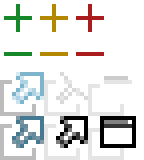
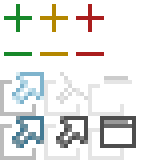
Comparing the layer stacks of the two w=144, h=160 images. Changes:
painted on "anchor light over" over [left=56, top=116, right=88, bottom=148]
painted on "external over" over [left=100, top=116, right=136, bottom=148]
